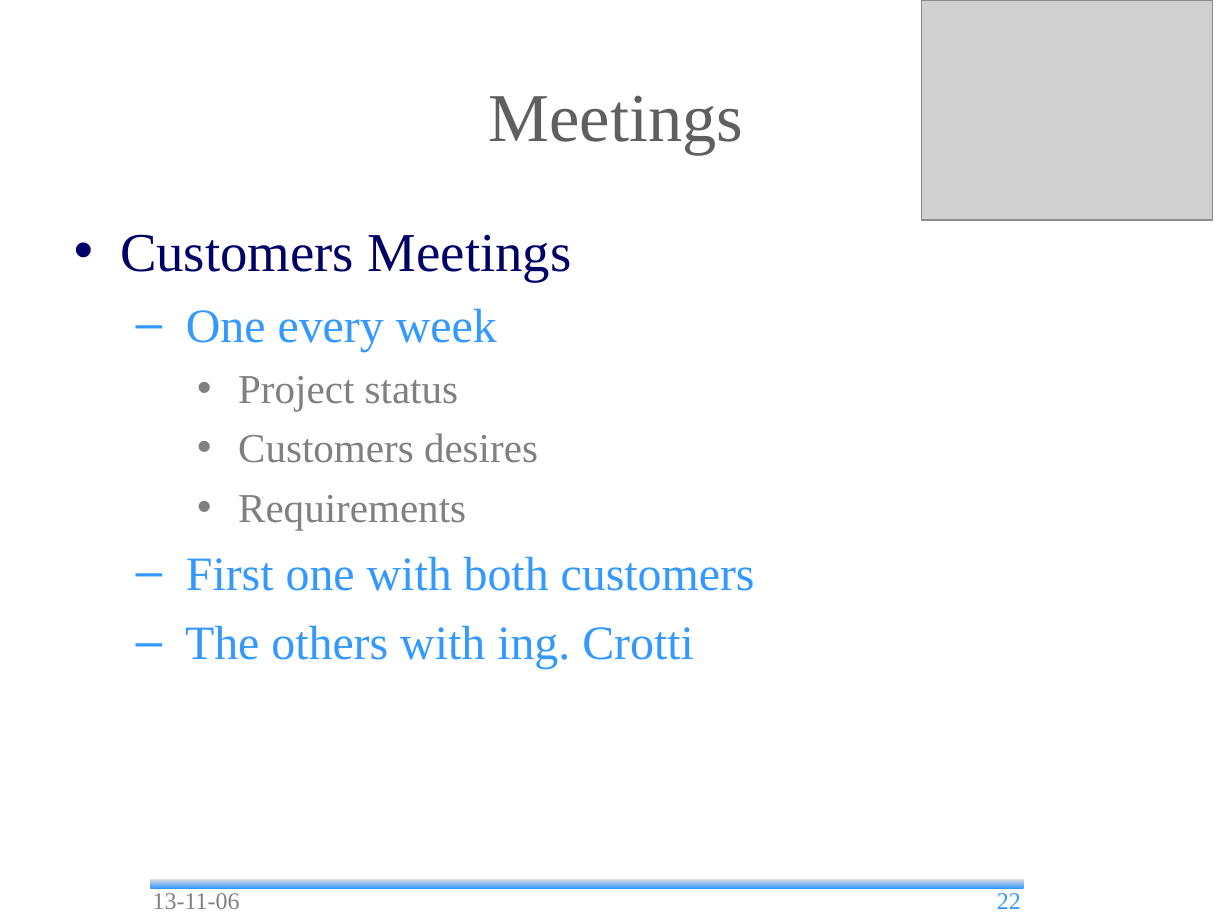
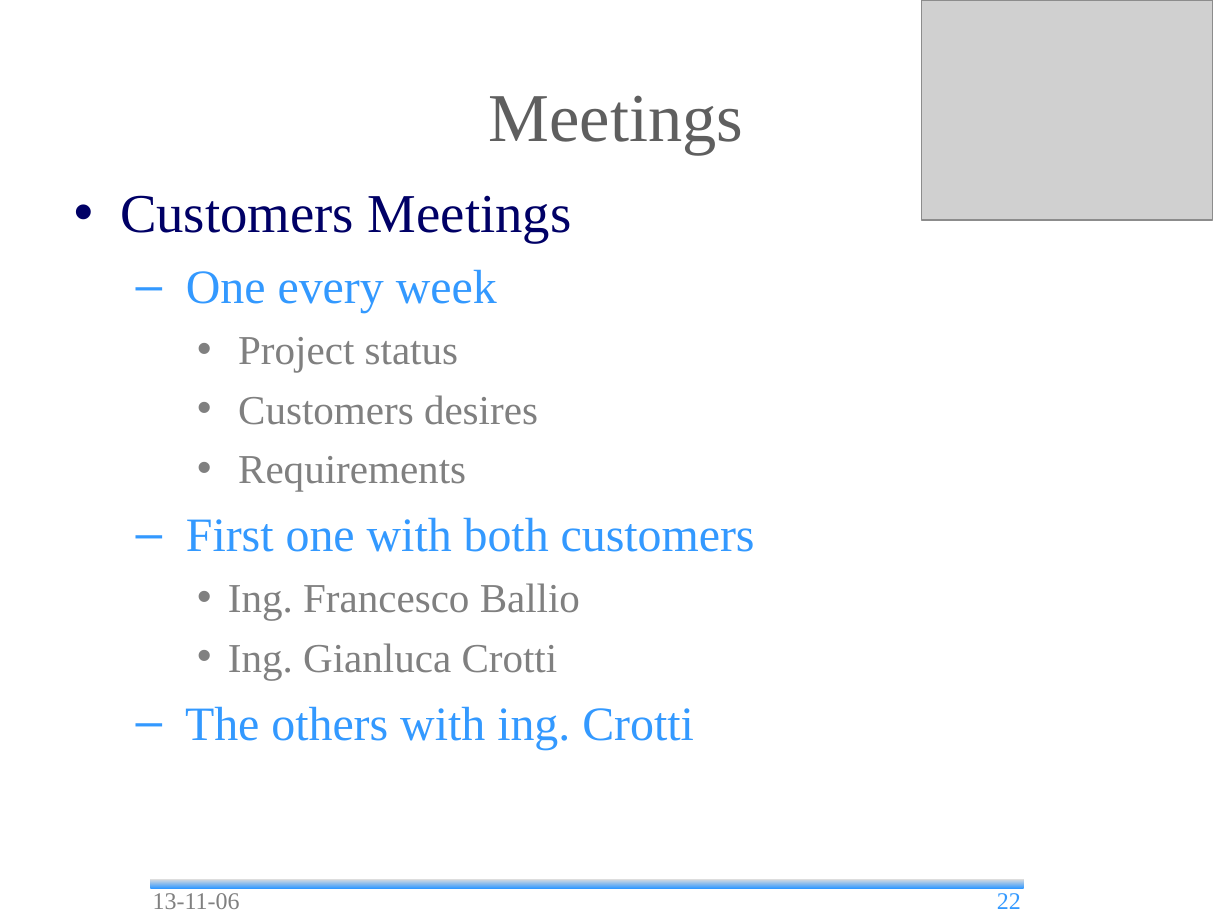
Before and after one commit to andrea-bottoli/DSD, a slide deck: slide 22 of Documentation/Presentation/13_45/Status_Report.odp. Drawn at 1232x924 pixels with LibreOffice and Linux fonts; fonts in the diff are those of the drawing; grey boxes stand for pictures; background and template pictures are left out. Boxes give left, top, right and bottom in pixels: in the first picture for what was removed or moved away, otherwise in the second. Text is boxed around its words. In the diff, an @@ line names an element or a change of style, - is before the commit and + after.

Commit message:
Updated Status Report (not final version)

```diff
--- a/Documentation/Presentation/13_45/Status_Report.odp
+++ b/Documentation/Presentation/13_45/Status_Report.odp
@@ text "Customers Meetings": place and size @@
-text "Customers Meetings" at bbox=[120, 234, 755, 669]
+text "Customers Meetings" at bbox=[120, 195, 755, 749]
@@ text at bbox=[228, 583, 580, 680]: paragraphs added @@
+    • Ing. Francesco Ballio
+    • Ing. Gianluca Crotti
```
Also in this commit, not shown: 20 other slides changed, 2 slides added, 1 other file.
